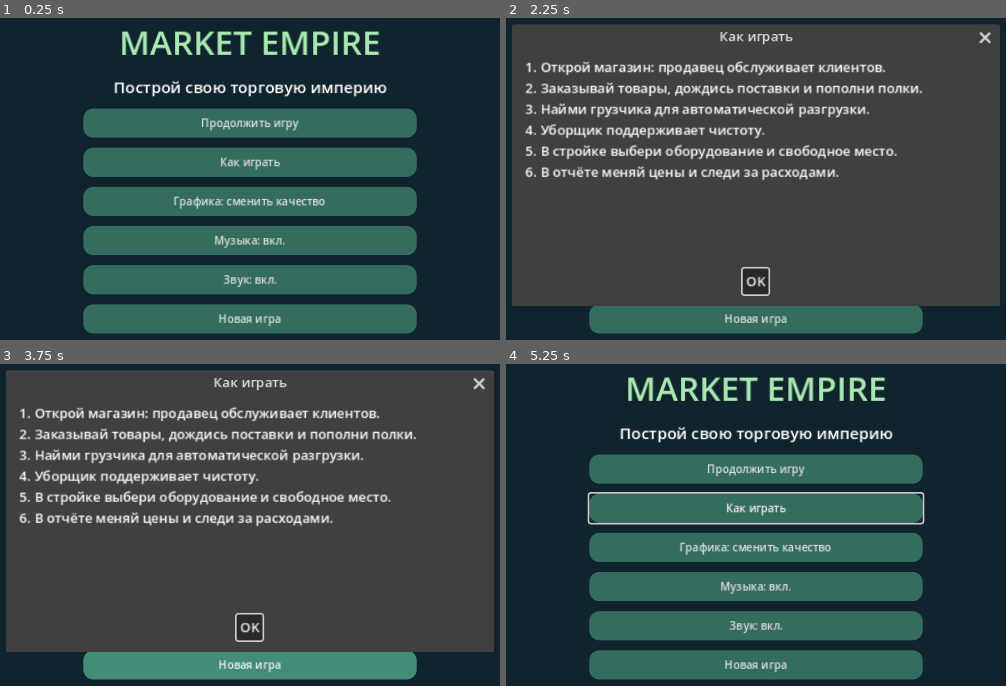
Above: before the commit, frames 1-4 (two rows, left to right).
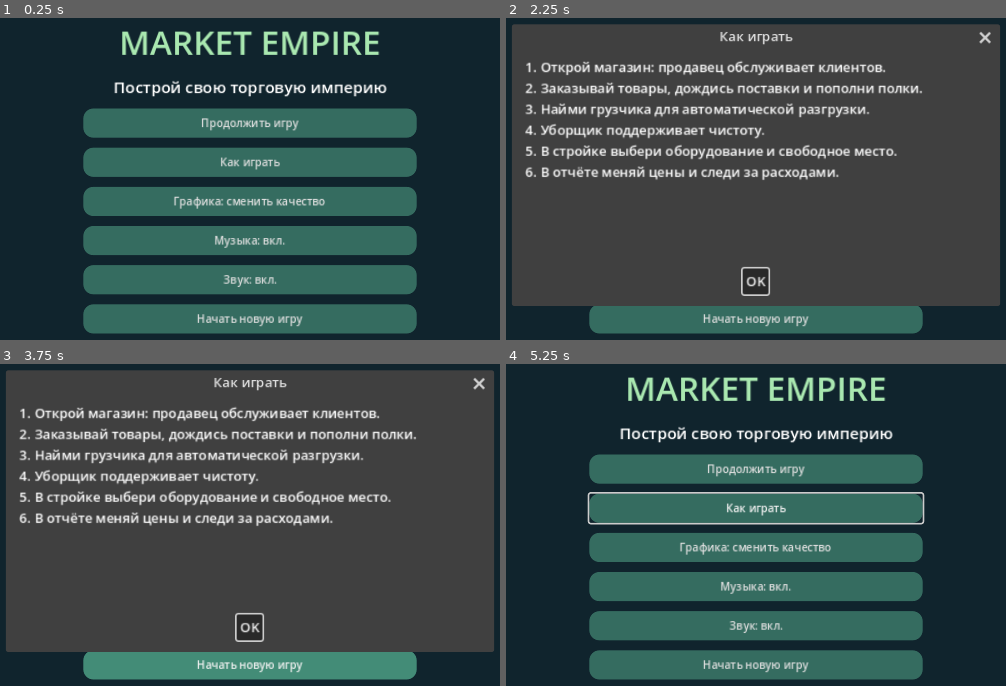
Above: after the commit, the same moments.

Repository: Denis-create-boop/mobile_game
Game: Godot game, scene res://main.tscn
Same seed, same stepped clock (60 frames per second), same inputs: the game is played once before the commit and once after it.
Inputs:
- Up to frame 1 (0.25 s): no input
- Up to frame 2 (2.25 s): click "Меню" at 0.5 s; click "Сброс" at 1.25 s; click "Как играть" at 2 s
- Up to frame 3 (3.75 s): click "Как играть" at 2.75 s; click "Новая игра" (after the commit: "Начать новую игру") at 3.5 s
- Up to frame 4 (5.25 s): click "Новая игра" (after the commit: "Начать новую игру") at 4.25 s; click "OK" at 5 s

The runs differ from the first frame. In frame 1, 0.4% of the frame differs, in the area x 39-61%, y 91-96%; in frame 2, 0.4%; in frame 3, 0.4%; in frame 4, 0.4%.

Commit message:
V15: reliable new-game reset and redesigned stage-dependent storefront

Diff:
--- a/main.gd
+++ b/main.gd
@@ -102,8 +102,12 @@
 
 func _ready():
 	rng.randomize()
+	var fresh_start: bool=Engine.has_meta("market_new_game")
+	if fresh_start:
+		Engine.remove_meta("market_new_game")
 	normalize_catalog()
-	load_game()
+	if not fresh_start:
+		load_game()
 	normalize_catalog()
 	for i in range(workers):
 		add_seller()
@@ -115,7 +119,12 @@
 	setup_sound()
 	setup_music()
 	refresh()
-	show_menu()
+	if fresh_start:
+		message="Новая игра началась. Откройте ларёк!"
+		refresh()
+		save_game()
+	else:
+		show_menu()
 
 func style(bg: Color, radius: int = 12) -> StyleBoxFlat:
 	var s = StyleBoxFlat.new()
@@ -837,7 +846,7 @@
 	mb.name="MusicToggle"
 	var toggle=button(column,"Звук: "+("выкл." if muted else "вкл."),toggle_sound)
 	toggle.name="SoundToggle"
-	button(column,"Новая игра",confirm_reset)
+	button(column,"Начать новую игру",confirm_reset)
 
 func toggle_sound():
 	muted=not muted
@@ -857,16 +866,29 @@
 
 func confirm_reset():
 	var d=ConfirmationDialog.new()
-	d.title="Начать заново?"
-	d.dialog_text="Текущий игровой прогресс будет удалён."
+	d.title="Начать новую игру?"
+	d.dialog_text="Весь текущий прогресс будет заменён новой игрой."
+	d.ok_button_text="Начать новую игру"
+	d.cancel_button_text="Отмена"
 	add_child(d)
 	d.confirmed.connect(func():
-		if FileAccess.file_exists(SAVE_PATH):
-			DirAccess.remove_absolute(ProjectSettings.globalize_path(SAVE_PATH))
-		get_tree().reload_current_scene()
+		d.queue_free()
+		reset_new_game.call_deferred()
 	)
 	d.canceled.connect(d.queue_free)
-	d.popup_centered()
+	d.close_requested.connect(d.queue_free)
+	d.popup_centered(Vector2i(400,170))
+
+func reset_new_game():
+	set_process(false)
+	Engine.set_meta("market_new_game",true)
+	var error: int=get_tree().reload_current_scene()
+	if error!=OK:
+		Engine.remove_meta("market_new_game")
+		set_process(true)
+		message="Не удалось перезапустить игру. Код: "+str(error)
+		menu.hide()
+		refresh()
 
 func array_value(values: Array, i: int, fallback: int) -> int:
 	return int(values[i]) if i<values.size() else fallback
--- a/store_visual.gd
+++ b/store_visual.gd
@@ -46,6 +46,9 @@
 var signal_phase: int = 0
 var signal_time: float = 0.0
 var district_models: Array[Node3D] = []
+var facade_title: Label3D
+var facade_tiers: Array[Node3D] = []
+var expansion_base: Node3D
 var growth_tiles: Array[Node3D] = []
 var last_road: int = 0
 var last_cross: int = -1
@@ -67,7 +70,7 @@
 	stretch = true
 	mouse_filter = Control.MOUSE_FILTER_STOP
 	viewport = SubViewport.new()
-	viewport.size = Vector2i(640,420)
+	viewport.size = Vector2i(960,640)
 	viewport.own_world_3d = true
 	viewport.msaa_3d = Viewport.MSAA_4X
 	viewport.render_target_update_mode = SubViewport.UPDATE_ALWAYS
@@ -77,19 +80,20 @@
 	var env = WorldEnvironment.new()
 	var e = Environment.new()
 	e.background_mode = Environment.BG_COLOR
-	e.background_color = Color("#a9c4cd")
+	e.background_color = Color("#c2d7e3")
 	e.ambient_light_source = Environment.AMBIENT_SOURCE_COLOR
-	e.ambient_light_color = Color("#c4d5d4")
+	e.ambient_light_color = Color("#d9e4f0")
 	e.ambient_light_energy = 0.65
 	env.environment = e
 	stage.add_child(env)
 	var light = DirectionalLight3D.new()
 	light.rotation_degrees = Vector3(-57,-38,0)
-	light.light_energy = 1.15
+	light.light_energy = 1.25
+	light.light_color=Color("#fff1dc")
 	scene_light=light
 	light.shadow_enabled = true
 	light.directional_shadow_max_distance=30.0
-	light.shadow_bias=0.08
+	light.shadow_bias=0.04
 	light.shadow_normal_bias=0.55
 	stage.add_child(light)
 	camera = Camera3D.new()
@@ -108,6 +112,7 @@
 	build_infrastructure()
 	build_district()
 	add_merchandising()
+	build_architecture()
 	reset_view()
 	print("Market assets loaded: ",asset_library.catalog.get("market",{}).size())
 	status_label = Label.new()
@@ -131,8 +136,8 @@
 
 func reset_view():
 	orbit=0.70
-	camera_zoom=10.5
-	zoom_goal=10.5
+	camera_zoom=12.5
+	zoom_goal=12.5
 	focus=Vector3(-0.5,0.5,0.3)
 	focus_goal=focus
 	update_camera()
@@ -396,10 +401,12 @@
 	var mint=Color("#168d80")
 	var wood=Color("#b88c62")
 	# Additional retail wing with accessible construction pads.
-	box(stage,Vector3(8.6,-0.29,0),Vector3(8.2,0.48,8.4),Color("#688e82"))
-	make_floor(stage,Vector3(8.6,-0.05,0),Vector2(8.2,8),Color("#dddcd4"))
-	box(stage,Vector3(8.6,0.85,-4),Vector3(8.3,1.7,0.18),cream)
-	box(stage,Vector3(8.6,1.77,-4),Vector3(8.3,0.12,0.26),mint)
+	expansion_base=Node3D.new()
+	stage.add_child(expansion_base)
+	box(expansion_base,Vector3(8.6,-0.29,0),Vector3(8.2,0.48,8.4),Color("#688e82"))
+	make_floor(expansion_base,Vector3(8.6,-0.05,0),Vector2(8.2,8),Color("#dddcd4"))
+	box(expansion_base,Vector3(8.6,0.85,-4),Vector3(8.3,1.7,0.18),cream)
+	box(expansion_base,Vector3(8.6,1.77,-4),Vector3(8.3,0.12,0.26),mint)
 	annex=Node3D.new()
 	stage.add_child(annex)
 	box(annex,Vector3(8.6,-0.29,5.8),Vector3(8.2,0.48,4.4),Color("#688e82"))
@@ -579,6 +586,16 @@
 	camera_zoom=lerpf(camera_zoom,zoom_goal,minf(1,delta*6))
 	update_camera()
 	var displayed=[12,12,12,0,0,0,0,0,0,0,0,0]
+	expansion_base.visible=game.land_steps>0 or game.build_kind>=0 or game.placements.count(-1)<24
+	var tier: int=0
+	match game.business_name():
+		"Магазин": tier=1
+		"Мини-маркет": tier=2
+		"Супермаркет": tier=3
+		"Торговый центр": tier=4
+	facade_title.text=game.business_name().to_upper()
+	for i in range(facade_tiers.size()):
+		facade_tiers[i].visible=i==tier
 	annex.visible=game.area_level>=2
 	for i in range(land_wings.size()):
 		land_wings[i].visible=game.area_level>=i+3
@@ -670,7 +687,7 @@
 		actor(people[i],c["pos"],c["carry"],delta)
 		var tag: Label3D=people[i].get_meta("order")
 		tag.text=game.GOODS[c["item"]] if c["phase"]<4 and not c["carry"] else ("Оплата" if c["carry"] and c["phase"]<4 else "")
-	status_label.text=("МАГАЗИН ОТКРЫТ" if game.running else "МАГАЗИН ЗАКРЫТ")+" | V14 • 3D: %d / резерв: %d" % [asset_library.loaded_count,asset_library.fallback_count]
+	status_label.text=("МАГАЗИН ОТКРЫТ" if game.running else "МАГАЗИН ЗАКРЫТ")+" | V15 • 3D: %d / резерв: %d" % [asset_library.loaded_count,asset_library.fallback_count]
 	sales_label.position=Vector2(12,size.y-28)
 	sales_label.text="Выручка: %d мон. | Клиентов: %d" % [game.revenue,game.customers.size()]
 
@@ -829,8 +846,7 @@
 	# Open front facade: glass side panels preserve the cutaway view.
 	for x in [-4.82,-2.0]:
 		box(stage,Vector3(x,1.05,4.04),Vector3(0.12,2.1,0.16),metal)
-	box(stage,Vector3(-3.4,2.28,4.04),Vector3(2.95,0.42,0.24),Color("#168d80"))
-	sign_text(stage,Vector3(-3.4,2.28,4.19),"MARKET",Color.WHITE,0.006)
+	# Front identity is built in build_architecture().
 
 # Independent arrival clocks for each lane; following cars keep a safe gap.
 func update_traffic(delta: float):
@@ -1009,3 +1025,65 @@
 					box(root,Vector3(x-0.5+j*0.5,1.25,-1.5),Vector3(0.34,0.24,0.38),accent.lightened(j*0.15))
 		district_models.append(root)
 		root.hide()
+
+func build_architecture():
+	var brick=Color("#b17d61")
+	var dark=Color("#293a40")
+	var cream=Color("#f5e7d2")
+	var glass=Color("#7fa7b6")
+	# Paved forecourt, with a low kerb and alternating stone joints.
+	box(stage,Vector3(0,-0.15,5.0),Vector3(10.5,0.18,1.75),Color("#b6b6ad"))
+	make_floor(stage,Vector3(0,-0.10,5.0),Vector2(10.4,1.7),Color("#c7c1b6"))
+	box(stage,Vector3(0,-0.05,5.85),Vector3(10.5,0.16,0.14),cream)
+	# Real depth on the cutaway walls, brick courses and dark window frames.
+	for x in [-4.8,-2.45,0.95,4.8]:
+		box(stage,Vector3(x,1.08,-3.73),Vector3(0.20,2.15,0.22),brick)
+	for y in [0.23,0.42,0.61]:
+		box(stage,Vector3(0,y,-3.77),Vector3(9.8,0.025,0.06),cream)
+	for x in [-3.6,-0.1,3.4]:
+		for side in [-1,1]:
+			box(stage,Vector3(x+side*1.06,1.06,-3.68),Vector3(0.09,1.13,0.10),dark)
+		for y in [0.52,1.60]:
+			box(stage,Vector3(x,y,-3.68),Vector3(2.12,0.09,0.10),dark)
+		box(stage,Vector3(x,0.48,-3.58),Vector3(2.25,0.08,0.32),cream)
+	# Front shop window and door frames; no opaque roof over gameplay.
+	for x in [-4.82,-2.02,4.78]:
+		box(stage,Vector3(x,1.23,4.10),Vector3(0.18,2.46,0.22),dark)
+	for x in [-1.78,4.55]:
+		box(stage,Vector3(x,0.52,4.08),Vector3(0.25,1.04,0.25),brick)
+	box(stage,Vector3(-3.4,2.60,4.10),Vector3(3.12,0.63,0.28),dark)
+	facade_title=Label3D.new()
+	facade_title.font_size=64
+	facade_title.pixel_size=0.006
+	facade_title.modulate=cream
+	facade_title.outline_size=0
+	stage.add_child(facade_title)
+	facade_title.position=Vector3(-3.4,2.60,4.26)
+	# Each business stage gets its own distinct frontage.
+	for tier in range(5):
+		var root=Node3D.new()
+		stage.add_child(root)
+		var accent: Color=[Color("#ad543f"),Color("#296b57"),Color("#245c85"),Color("#3c435b"),Color("#92744e")][tier]
+		var width: float=3.2+float(tier)*1.6
+		var center: float=-3.4+float(tier)*0.8
+		box(root,Vector3(center,2.13,4.40),Vector3(width,0.13,1.00),accent)
+		for j in range(ceili(width/0.32)):
+			var x: float=center-width*0.5+0.16+float(j)*0.32
+			box(root,Vector3(x,2.02,4.89),Vector3(0.30,0.20,0.09),cream if j%2==0 else accent)
+		if tier>0:
+			box(root,Vector3(center,2.92,-3.92),Vector3(width,0.42,0.30),accent)
+			for j in range(tier+1):
+				box(root,Vector3(center-width*0.4+j*width*0.8/maxi(1,tier),2.48,-3.90),Vector3(0.12,0.7,0.28),dark)
+		facade_tiers.append(root)
+		root.hide()
+	# Planters, varied foliage and street furniture along the storefront.
+	for x in [-5.0,4.8]:
+		box(stage,Vector3(x,0.18,5.3),Vector3(0.75,0.46,0.75),brick)
+		box(stage,Vector3(x,0.42,5.3),Vector3(0.82,0.08,0.82),cream)
+		for j in range(5):
+			var angle: float=j*TAU/5.0
+			ball(stage,Vector3(x+cos(angle)*0.22,0.72+0.09*(j%2),5.3+sin(angle)*0.22),Vector3(0.43,0.60,0.43),Color("#48704d").lightened(j*0.06))
+	for x in [0.0,2.0]:
+		box(stage,Vector3(x,0.25,5.3),Vector3(1.25,0.12,0.38),Color("#a77952"))
+		for j in [-1,1]:
+			box(stage,Vector3(x+j*0.49,0.05,5.3),Vector3(0.10,0.32,0.34),dark)
